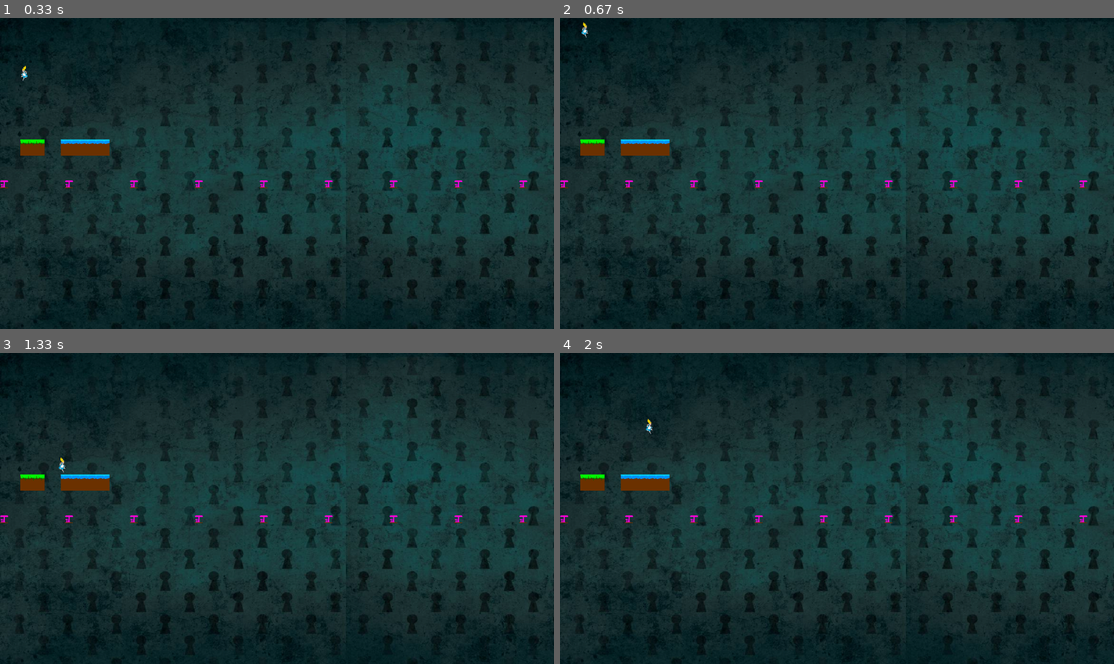
Above: before the commit, frames 1-4 (two rows, left to right).
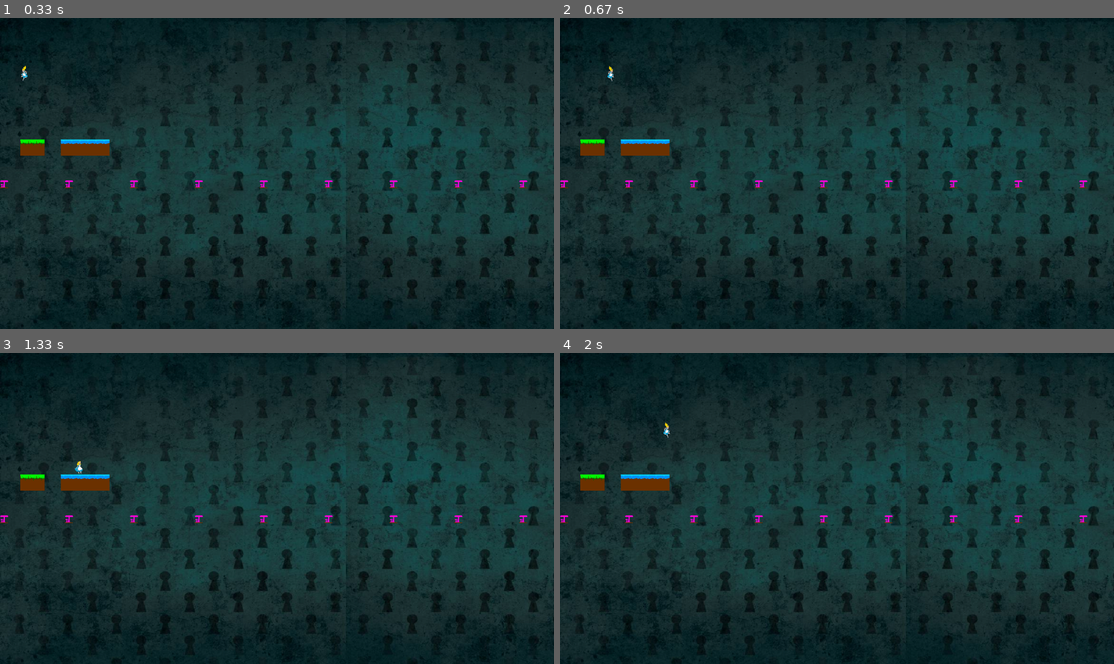
Above: after the commit, the same moments.

Repository: bouleaulama30/platformer_pygame
Game: pygame game, started from platformer_main.py
Same seed, same stepped clock (60 frames per second), same inputs: the game is played once before the commit and once after it.
Inputs:
- Up to frame 1 (0.33 s): no input
- Up to frame 2 (0.67 s): hold R from 0.33 s (still down); hold Right from 0.33 s (still down)
- Up to frame 3 (1.33 s): release R at 0.8 s; release Right at 0.8 s; hold Right 0.83-1.3 s
- Up to frame 4 (2 s): hold Up 1.33-1.63 s; tap Space at 1.4, 1.73 s; hold Right from 1.67 s (still down)

Frame 1 is identical in both runs. In frame 2, less than 0.1% of the frame differs, in the area x 3-10%, y 1-21%; in frame 3, less than 0.1%, in the area x 10-15%, y 33-39%; in frame 4, less than 0.1%.

Commit message:
ajout sons+ correction collision x

Diff:
--- a/constante.py
+++ b/constante.py
@@ -5,6 +5,7 @@
 largeur_fenetre = hauteur_fenetre*2
 len_bloc = hauteur_fenetre/40
 longueur_saut = 2*len_bloc
+
 
 
 #définition des images blocs, histoire que le code soit lisible...
--- a/platformer_main.py
+++ b/platformer_main.py
@@ -129,7 +129,6 @@
 
 	current_time = pygame.time.get_ticks()
 	dt = (current_time - last_time) / 1000.0 # dt = temps écoulé depuis la dernière frame en secondes
-	print(dt)
 	last_time = pygame.time.get_ticks() # ne pas oublier de réinitialiser le chronomètre
 
 	#traitement des entrées clavier
--- a/player.py
+++ b/player.py
@@ -13,6 +13,7 @@
         self.character = perso #"A" pour Alice, "L" pour Lapin
         self.vely=0
         self.is_grounded=False
+        self.K_r_pressed=False
 
 
 
@@ -78,7 +79,7 @@
             self.image = self.skin["still_left"]
         depx*=dt
         self.posx+=depx
-        if self.is_colliding(t_blocks)[1]:
+        if self.is_colliding(t_blocks)[0]:
             self.posx-=depx
 
         self.is_grounded=False
@@ -114,10 +115,12 @@
             self.vely*=0
 
 
-        if pressed_keys[K_r]:
+        if pressed_keys[K_r] and not self.K_r_pressed:
+            self.K_r_pressed=True
             self.posx, self.posy=50,10
             self.vely=0
             self.is_grounded=False
+            play('R_is_pressed')
 
         if not self.is_grounded :
             if (self.image == self.skin["jump_right"] or self.image == self.skin["run_right"] or self.image == self.skin["still_right"]) :
--- a/sounds.py
+++ b/sounds.py
@@ -6,7 +6,7 @@
 sounds = {
         'rebond': pygame.mixer.Sound("sons/rebond_troll.mp3"),
         'jump': pygame.mixer.Sound("sons/jump_troll.mp3"),
-        'running_grass': pygame.mixer.Sound("sons/running_grass.mp3")
+        'R_is_pressed': pygame.mixer.Sound("sons/R_is_pressed.mp3")
 }
 
 
Not shown, added: sons/R_is_pressed.mp3
